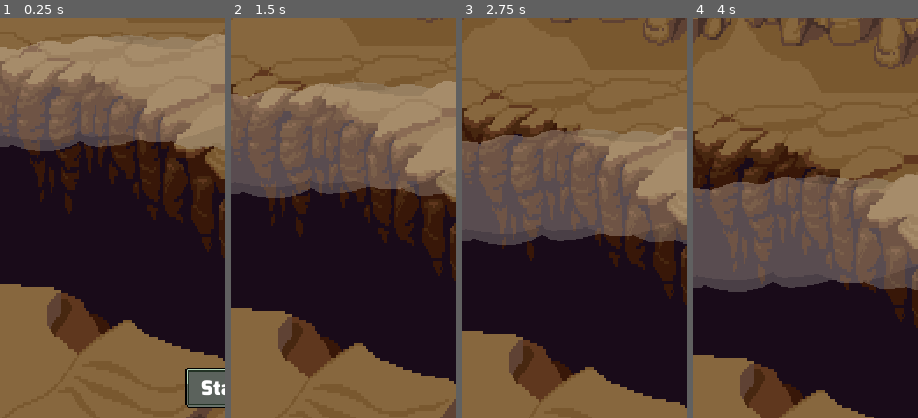
Above: before the commit, frames 1-4 (left to right).
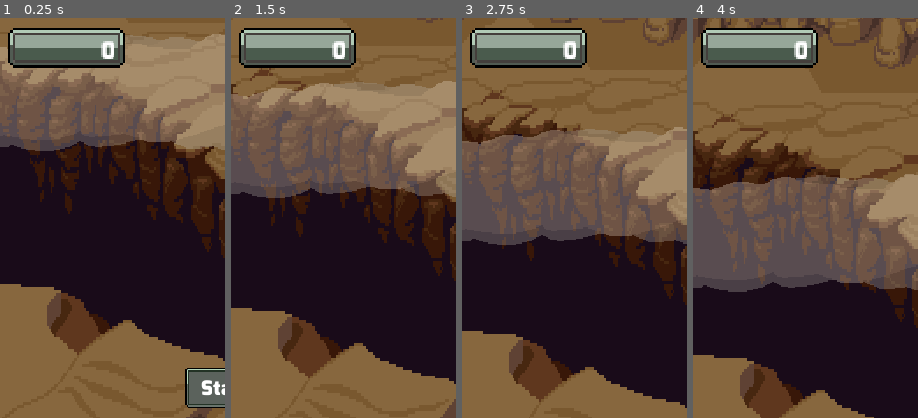
Above: after the commit, the same moments.

Repository: Gui-dev/space-shooter
Game: Godot game, scene res://scenes/levels/world.tscn
The game is run twice, just before and just after one commit, with the same random seed, the same clock (stepped at 60 frames per second) and the same inputs. The project has no main scene, so this scene is started directly.
Inputs:
- Up to frame 1 (0.25 s): no input
- Up to frame 2 (1.5 s): click "Start" at 0.5 s; hold Right (ui_right) from 1.28 s (still down)
- Up to frame 3 (2.75 s): release Right (ui_right) at 2.03 s; hold Down (ui_down) from 2.03 s (still down)
- Up to frame 4 (4 s): release Down (ui_down) at 2.78 s; hold Right (ui_right) 2.78-3.53 s; hold Up (ui_up) from 3.53 s (still down)
The pictures show only the part of the screen within x 0-50%, y 0-50%; the shares and areas given below are measured in that part.

The runs differ from the first frame. In frame 1, 5.1% of the frame differs, in the area x 3-56%, y 2-13%; in frame 2, 5.1%; in frame 3, 5.1%; in frame 4, 5.1%.

Commit message:
feat: add score

Diff:
--- a/scenes/interface/interface.tscn
+++ b/scenes/interface/interface.tscn
@@ -1,15 +1,22 @@
-[gd_scene load_steps=7 format=2]
+[gd_scene load_steps=10 format=2]
 
 [ext_resource path="res://assets/graphics/spritesheets/ButtonContainer.png" type="Texture" id=1]
 [ext_resource path="res://assets/graphics/spritesheets/ButtonContainerPressed.png" type="Texture" id=2]
 [ext_resource path="res://assets/graphics/spritesheets/ButtonContainerHover.png" type="Texture" id=3]
 [ext_resource path="res://assets/fonts/Exo-Black.ttf" type="DynamicFontData" id=4]
 [ext_resource path="res://scripts/interface/buttons_container.gd" type="Script" id=5]
+[ext_resource path="res://assets/graphics/spritesheets/score.png" type="Texture" id=6]
+[ext_resource path="res://scripts/interface/interface.gd" type="Script" id=7]
 
 [sub_resource type="DynamicFont" id=1]
 font_data = ExtResource( 4 )
 
+[sub_resource type="DynamicFont" id=2]
+size = 10
+font_data = ExtResource( 4 )
+
 [node name="Interface" type="CanvasLayer" groups=["interface"]]
+script = ExtResource( 7 )
 
 [node name="buttons_container" type="Control" parent="."]
 anchor_left = 0.5
@@ -65,5 +72,35 @@
 align = 1
 valign = 1
 
+[node name="score_container" type="TextureRect" parent="."]
+margin_left = 8.0
+margin_top = 8.0
+margin_right = 47.0
+margin_bottom = 16.0
+rect_scale = Vector2( 2, 2 )
+texture = ExtResource( 6 )
+
+[node name="score_text" type="Label" parent="score_container"]
+anchor_right = 1.0
+anchor_bottom = 1.0
+margin_left = 5.0
+margin_top = 1.0
+margin_right = -5.0
+custom_fonts/font = SubResource( 2 )
+text = "0"
+align = 2
+valign = 1
+
+[node name="final_score" type="Label" parent="."]
+anchor_left = 0.5
+anchor_top = 0.5
+anchor_right = 0.5
+anchor_bottom = 0.5
+margin_left = -50.5
+margin_top = -116.0
+margin_right = 50.5
+margin_bottom = -102.0
+text = "Pontuação Final "
+
 [connection signal="pressed" from="buttons_container/play_game" to="buttons_container" method="_on_play_game_pressed"]
 [connection signal="pressed" from="buttons_container/quit" to="buttons_container" method="_on_quit_pressed"]
--- /dev/null
+++ b/scripts/interface/interface.gd
@@ -0,0 +1,28 @@
+extends CanvasLayer
+
+
+var score: int
+onready var score_text: Label = $score_container/score_text
+onready var buttons_container: Control = $buttons_container
+onready var final_score: Label = $final_score
+
+
+func _ready() -> void:
+  final_score.visible = false
+
+
+func increase_score(value: int) -> void:
+  score += value
+  score_text.text = str(score)
+
+
+func game_over() -> void:
+  final_score.text = 'Pontuação Final: ' + str(score)
+  buttons_container.visible = true
+  final_score.visible = true
+
+
+func reset() -> void:
+    score = 0
+    score_text.text = str(score)
+    final_score.visible = false
